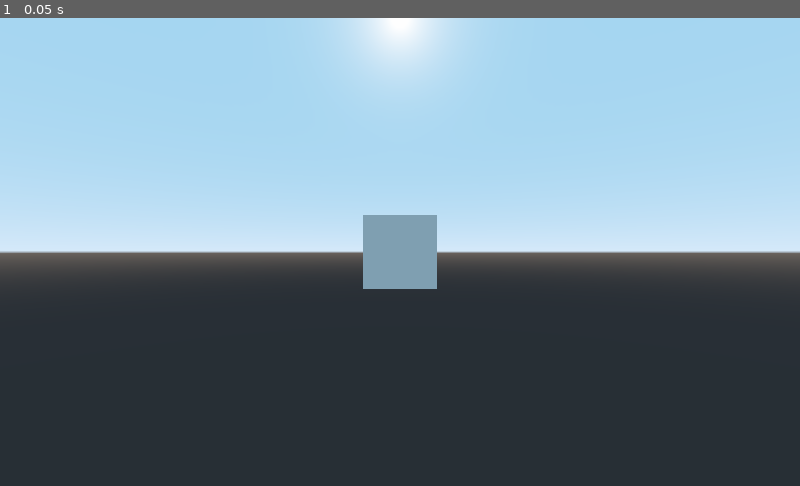
Above: before the commit, frame 1.
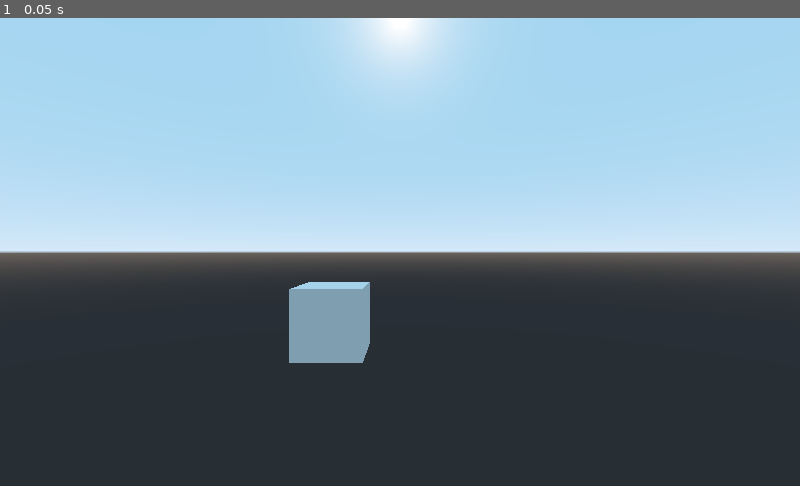
Above: after the commit, the same moment.

Repository: Zoriya/zoriya
Game: Godot game, scene res://Characters/Box.tscn
Two runs of this game, one before a commit and one after it. Both use one fixed random seed, a clock stepped at 60 frames per second and the inputs below. This scene is started directly instead of the project's main scene.
Inputs:
- Up to frame 1 (0.05 s): no input

The runs differ from the first frame. In frame 1, 3.2% of the frame differs, in the area x 36-55%, y 42-74%.

Commit message:
Add crosshair

Diff:
--- a/Characters/Box.gd
+++ b/Characters/Box.gd
@@ -18,7 +18,10 @@
 func _ready() -> void:
 	rpc_config("set_global_transform", MultiplayerAPI.RPC_MODE_REMOTE)
 	rpc_config("set_translation", MultiplayerAPI.RPC_MODE_SYNC)
-	if not is_network_master():
+
+	if is_network_master():
+		$SpringArm/Camera/Interaction.add_exception(self)
+	else:
 		set_physics_process(false)
 
 
--- a/Characters/Box.tscn
+++ b/Characters/Box.tscn
@@ -1,8 +1,9 @@
-[gd_scene load_steps=5 format=2]
+[gd_scene load_steps=6 format=2]
 
 [ext_resource path="res://Characters/Box.gd" type="Script" id=1]
 [ext_resource path="res://Characters/SpringArm.gd" type="Script" id=2]
 [ext_resource path="res://Core/FloatingText/FloatingText.tscn" type="PackedScene" id=3]
+[ext_resource path="res://Characters/Interaction.gd" type="Script" id=4]
 
 [sub_resource type="BoxShape" id=1]
 
@@ -19,6 +20,15 @@
 script = ExtResource( 2 )
 
 [node name="Camera" type="Camera" parent="SpringArm"]
+h_offset = 2.0
+v_offset = 2.0
+
+[node name="Interaction" type="RayCast" parent="SpringArm/Camera"]
+transform = Transform( 1, 0, 0, 0, 1, 0, 0, 0, 1, 2, 2, 0 )
+enabled = true
+exclude_parent = false
+cast_to = Vector3( 0, 0, -15 )
+script = ExtResource( 4 )
 
 [node name="DamageText" parent="." instance=ExtResource( 3 )]
 transform = Transform( 1, 0, 0, 0, 1, 0, 0, 0, 1, 0, 1.5, 0 )
--- /dev/null
+++ b/Characters/Interaction.gd
@@ -0,0 +1,17 @@
+extends RayCast
+
+
+signal interaction_text_updated(text)
+
+
+func _ready() -> void:
+	if is_network_master():
+		set_enabled(true)
+
+
+func _process(_delta: float) -> void:
+	var collider: Object = get_collider()
+	if collider != null and collider.has_method("interaction_text"):
+		emit_signal("interaction_text_updated", collider.interaction_text())
+	else:
+		emit_signal("interaction_text_updated", "")
--- a/Core/Main.gd
+++ b/Core/Main.gd
@@ -27,6 +27,8 @@
 		$DeathDialog.connect("spirit_released", player, "release_spirit")
 		# warning-ignore:return_value_discarded
 		player.connect("died", $DeathDialog, "popup_centered")
+		# warning-ignore:return_value_discarded
+		player.get_node("SpringArm/Camera/Interaction").connect("interaction_text_updated", $Crosshair, "set_text")
 
 
 func _remove_player(id: int):
--- a/Core/Main.tscn
+++ b/Core/Main.tscn
@@ -1,19 +1,33 @@
-[gd_scene load_steps=6 format=2]
+[gd_scene load_steps=8 format=2]
 
 [ext_resource path="res://Core/World.tscn" type="PackedScene" id=1]
 [ext_resource path="res://Core/Main.gd" type="Script" id=2]
 [ext_resource path="res://UI/Chat.tscn" type="PackedScene" id=3]
 [ext_resource path="res://UI/GameMenu.tscn" type="PackedScene" id=4]
 [ext_resource path="res://UI/DeathDialog.tscn" type="PackedScene" id=5]
+[ext_resource path="res://UI/Crosshair/Crosshair.tscn" type="PackedScene" id=6]
+
+
+[sub_resource type="BoxShape" id=1]
 
 [node name="Main" type="Node"]
 script = ExtResource( 2 )
 
-[node name="GameMenu" parent="." instance=ExtResource( 4 )]
-visible = false
+[node name="World" parent="." instance=ExtResource( 1 )]
+
+[node name="RigidBody" type="RigidBody" parent="World"]
+transform = Transform( 1, 0, 0, 0, 1, 0, 0, 0, 1, 5.79285, 2.87604, 0 )
+
+[node name="CollisionShape" type="CollisionShape" parent="World/RigidBody"]
+shape = SubResource( 1 )
+
+[node name="CSGBox" type="CSGBox" parent="World/RigidBody"]
+
+[node name="Crosshair" parent="." instance=ExtResource( 6 )]
 
 [node name="DeathDialog" parent="." instance=ExtResource( 5 )]
 
 [node name="Chat" parent="." instance=ExtResource( 3 )]
 
-[node name="World" parent="." instance=ExtResource( 1 )]
+[node name="GameMenu" parent="." instance=ExtResource( 4 )]
+visible = false
--- /dev/null
+++ b/UI/Crosshair/Crosshair.gd
@@ -0,0 +1,5 @@
+extends TextureRect
+
+
+func set_text(text: String) -> void:
+	$Label.set_text(text)
--- /dev/null
+++ b/UI/Crosshair/Crosshair.tscn
@@ -0,0 +1,30 @@
+[gd_scene load_steps=3 format=2]
+
+[ext_resource path="res://UI/Crosshair/Crosshair.png" type="Texture" id=1]
+[ext_resource path="res://UI/Crosshair/Crosshair.gd" type="Script" id=2]
+
+[node name="Crosshair" type="TextureRect"]
+anchor_left = 0.5
+anchor_top = 0.5
+anchor_right = 0.5
+anchor_bottom = 0.5
+margin_left = -32.0
+margin_top = -32.0
+margin_right = 32.0
+margin_bottom = 32.0
+texture = ExtResource( 1 )
+script = ExtResource( 2 )
+__meta__ = {
+"_edit_use_anchors_": false
+}
+
+[node name="Label" type="Label" parent="."]
+anchor_top = 1.0
+anchor_right = 1.0
+anchor_bottom = 1.0
+margin_top = -14.0
+grow_horizontal = 2
+align = 1
+__meta__ = {
+"_edit_use_anchors_": false
+}
Binary file added: UI/Crosshair/Crosshair.png
Not shown, added: UI/Crosshair/Crosshair.png.import
